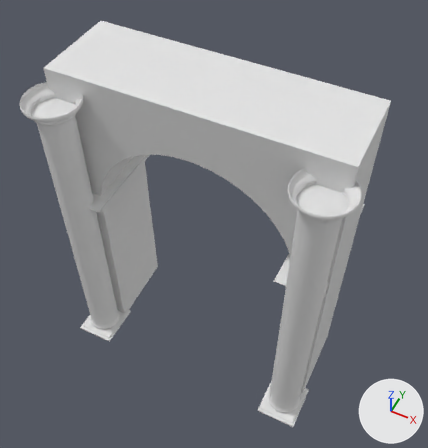
An edit to the Blender file Colloseum.blend, drawn before and after from the same camera.
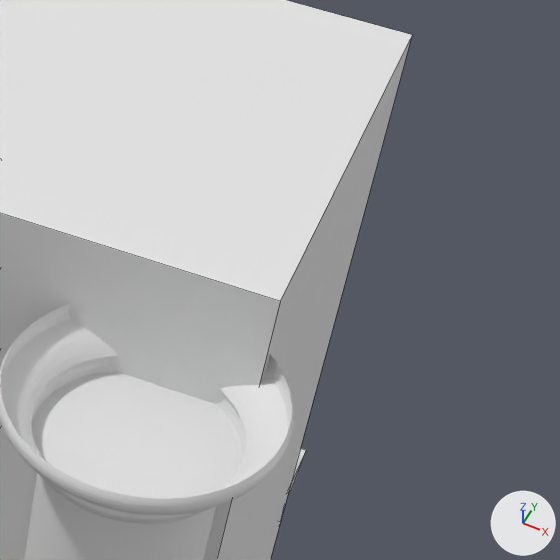
The first picture shows the older version from a camera (50 mm lens) standing at (1.34, -2.66, 3.37) and looking at (0.02, -0.01, 0.05). The close-ups show both versions on the part from 67% to 100% of the width and 21% to 52% of the height of that picture; other places that the commit changed are outside them. Every picture has the same lights, and +X, +Y and +Z are marked at lower right. The close-ups show mesh edges as thin lines.
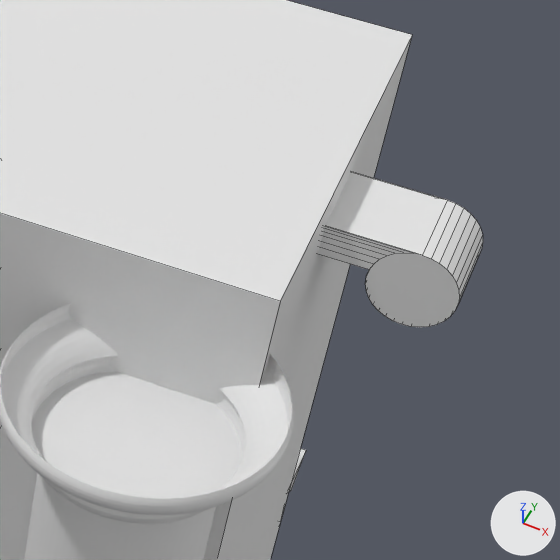
Boxes [x1, y1, x2, y2] around the edits, measured in the close-ups (560 x 560 px):
```json
{"object": "Cylinder.003", "change": "added", "after": [318, 172, 483, 327]}
```

Edits to the scene script, one JSON object a line:
```json
{"op": "add", "block": "me_cylinder_006", "code": ["me_cylinder_006 = bpy.data.meshes.new('Cylinder.006')", "me_cylinder_006.from_pydata(...)  # 252 vertices, 172 faces; spans x 12.09..16.43, y -0.3..0.56, z -0.32..0.54"]}
{"op": "add", "block": "ob_cylinder_003", "code": ["ob_cylinder_003 = bpy.data.objects.new('Cylinder.003', me_cylinder_006)", "ob_cylinder_003.location = (-1.227, 0.0, 1.155)", "ob_cylinder_003.rotation_euler = (1.571, 0.0, 0.0)  # degrees (90, 0, 0)", "ob_cylinder_003.scale = (0.148, 0.148, 0.148)"]}
```
